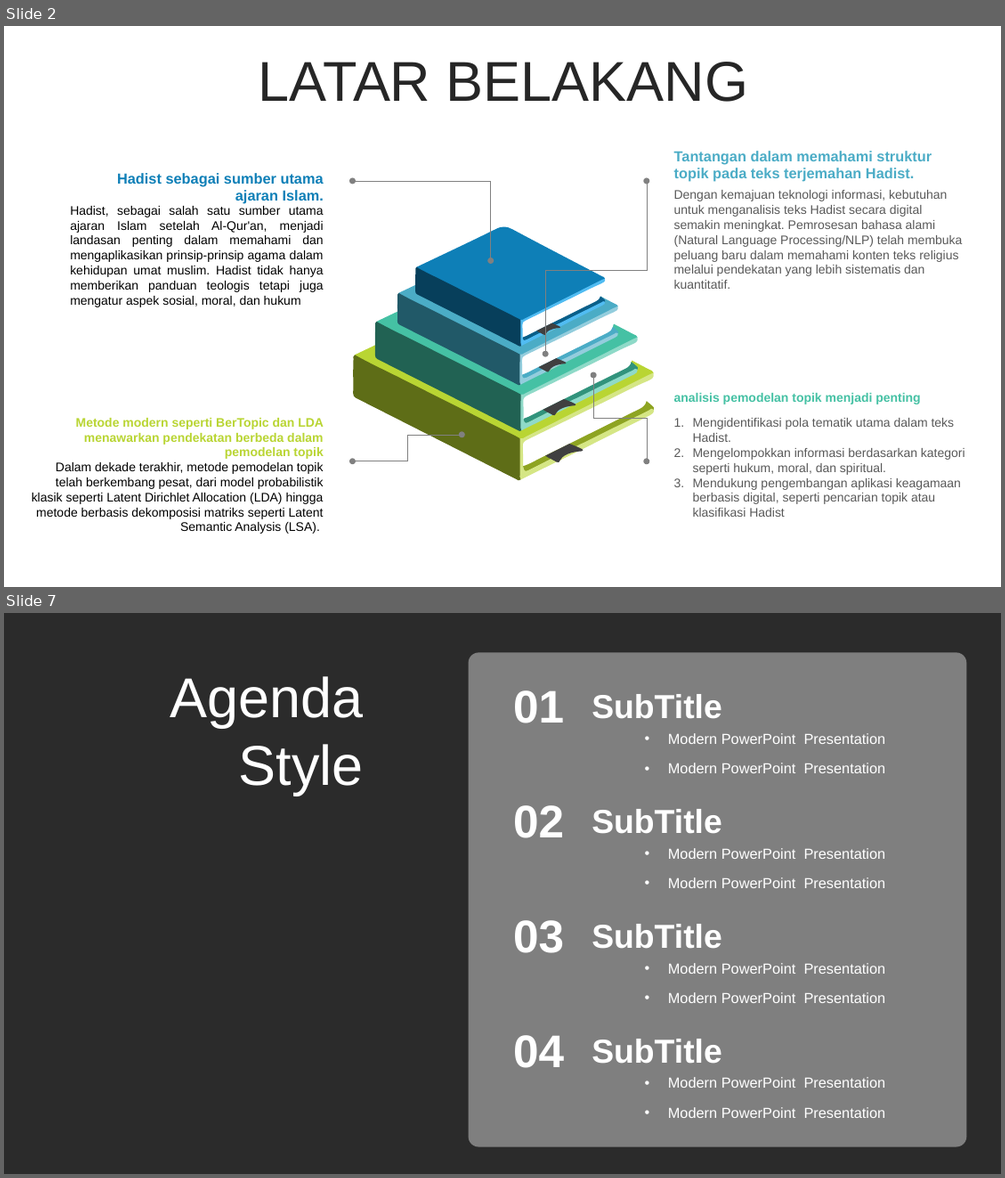
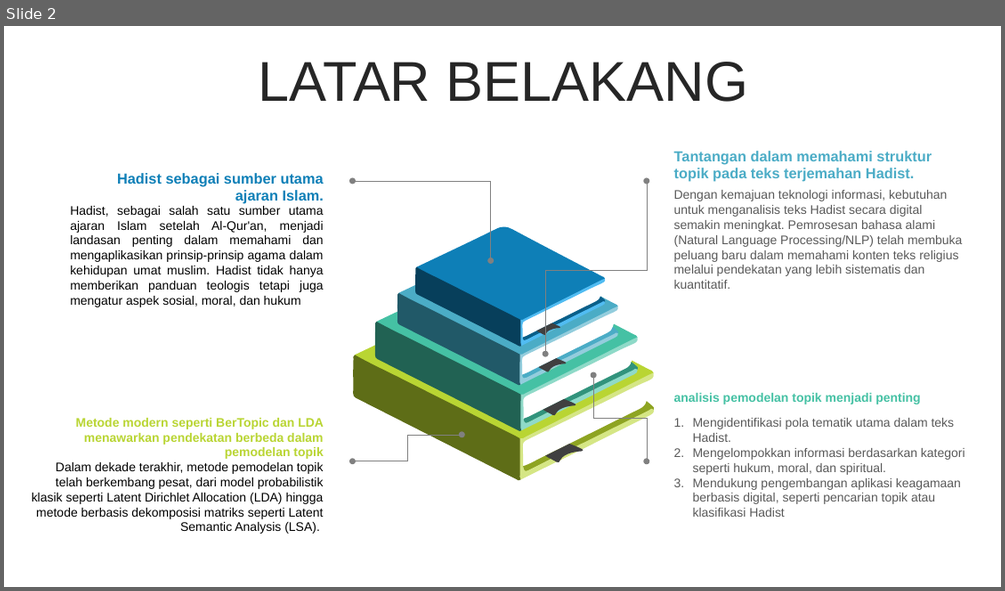
Before and after one commit to ridwan-bvk/SAKOLA-PASCA, a slide deck: SEMESTER2/METODE PENELITIAN/TUGAS/PRESENTASI - PROPOSAL THESIS.pptx. Shown one above the other, each under a label of ours: slides 2 and 7 before the commit, slide 2 after it; the slides between them are not shown. The pictures are 1005x1178 and 1005x591 pixels, drawn with LibreOffice and Linux fonts; fonts in the diff are those of the drawing; background and template pictures are left out; a plain dark background stands for a picture behind light text. Boxes give left, top, right and bottom in pixels: in the first picture for what was removed or moved away, otherwise in the second. Text is boxed around its words. In the diff, an @@ line names an element or a change of style, - is before the commit and + after.

```diff
--- a/SEMESTER2/METODE PENELITIAN/TUGAS/PRESENTASI - PROPOSAL THESIS.pptx
+++ b/SEMESTER2/METODE PENELITIAN/TUGAS/PRESENTASI - PROPOSAL THESIS.pptx
@@ slide 7 removed at [4, 613, 1001, 1174], background picture (left out) @@
@@ rounded rectangle removed at [469, 653, 966, 1147] @@
@@ text removed at [170, 676, 364, 795] @@
-Agenda Style
@@ group removed at [513, 690, 886, 773]: 4 texts @@
-SubTitle
-01
-• Modern PowerPoint Presentation
-• Modern PowerPoint Presentation
@@ group removed at [513, 805, 886, 888]: 4 texts @@
-SubTitle
-02
-• Modern PowerPoint Presentation
-• Modern PowerPoint Presentation
@@ group removed at [513, 920, 886, 1003]: 4 texts @@
-SubTitle
-03
-• Modern PowerPoint Presentation
-• Modern PowerPoint Presentation
@@ group removed at [513, 1035, 886, 1118]: 4 texts @@
-SubTitle
-04
-• Modern PowerPoint Presentation
-• Modern PowerPoint Presentation
```
Also in this commit, not shown: 4 slides changed, 4 slides added, 44 other slides removed, 25 other files.
